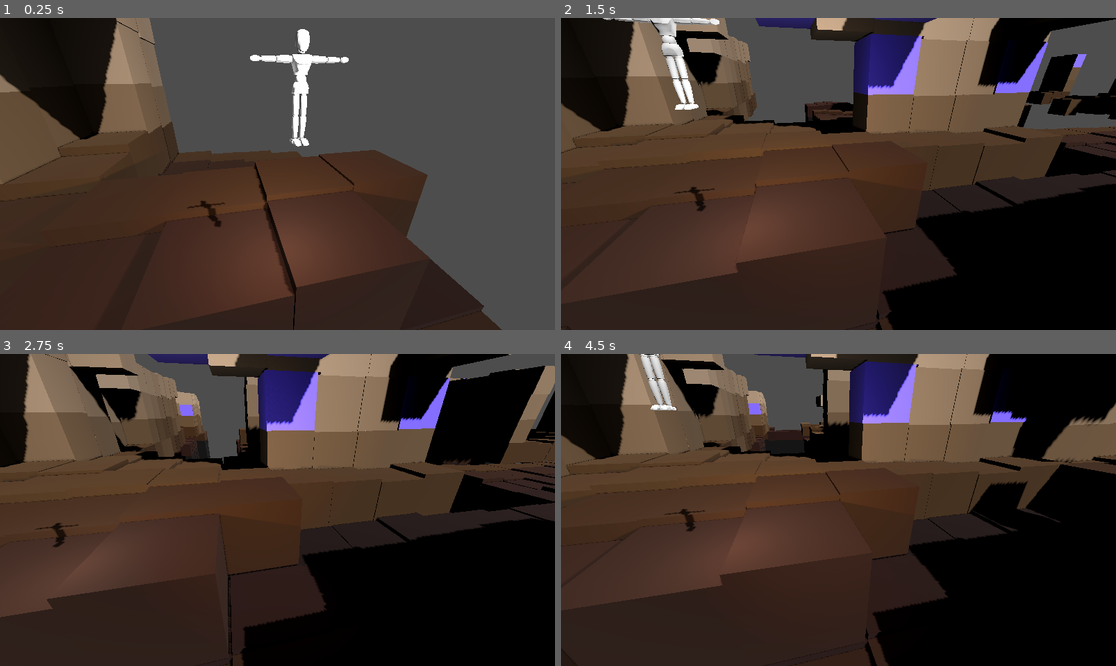
Above: before the commit, frames 1-4 (two rows, left to right).
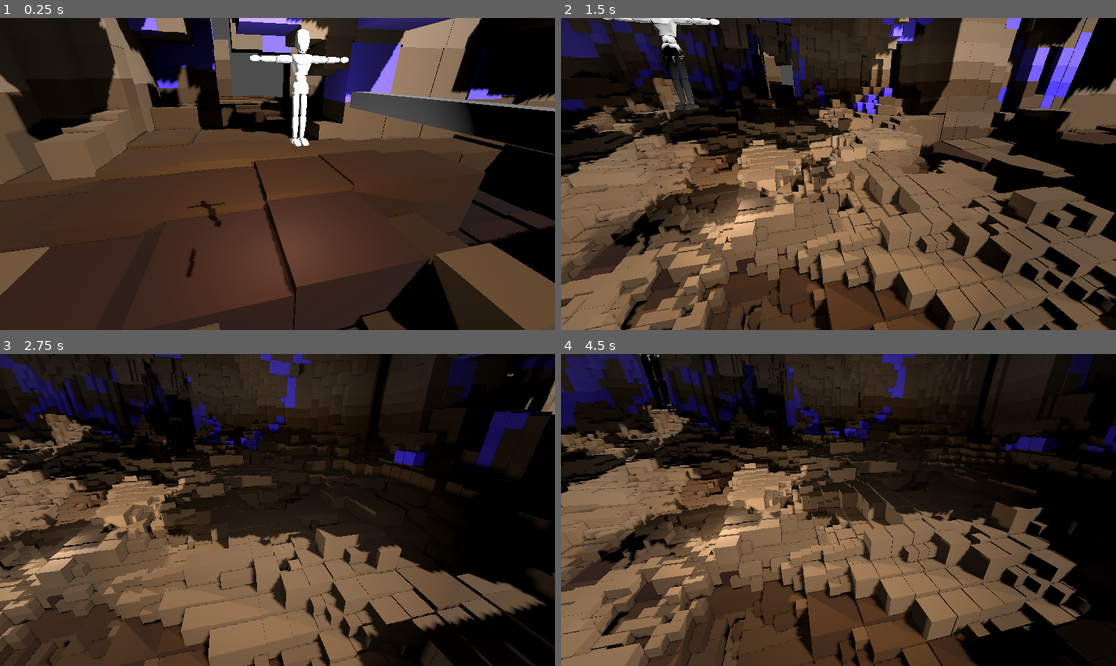
Above: after the commit, the same moments.

Repository: CodedNil/TestingVoxels
Game: Godot game, scene res://main_scene.tscn
The game is run twice, just before and just after one commit, with the same random seed, the same clock (stepped at 60 frames per second) and the same inputs.
Inputs (mouse positions are in pixels of both pictures, inside the frame that each line leads up to):
- Up to frame 1 (0.25 s): no input
- Up to frame 2 (1.5 s): tap Enter at 0.5 s; move the mouse to (960, 158) at 0.52 s; hold D 0.53-1.25 s; tap Q at 0.6 s; click (960, 158) at 0.67 s; drag from (727, 189) to (810, 236) at 1.27 s
- Up to frame 3 (2.75 s): move the mouse to (333, 441) at 2.02 s; hold D from 2.03 s (still down); tap Shift at 2.1 s
- Up to frame 4 (4.5 s): release D at 2.75 s; drag from (810, 572) to (672, 463) at 2.77 s; move the mouse to (1005, 556) at 3.52 s; hold A 3.53-4.25 s; tap Q at 3.6 s; drag from (672, 463) to (755, 432) at 4.27 s

The runs differ from the first frame. In frame 1, 47% of the frame differs, in the area x 0-100%, y 0-100%; in frame 2, 76%; in frame 3, 70%; in frame 4, 71%.

Commit message:
Prioritise chunks in front, ms budget

Diff:
--- a/main_scene.tscn
+++ b/main_scene.tscn
@@ -1,10 +1,13 @@
-[gd_scene load_steps=5 format=3 uid="uid://bwuac0v14m6p2"]
+[gd_scene load_steps=6 format=3 uid="uid://bwuac0v14m6p2"]
 
 [ext_resource type="PackedScene" uid="uid://bt4mmd5oo0ys2" path="res://voxel_generator.tscn" id="1_ixr72"]
 [ext_resource type="Script" path="res://camera.gd" id="2_3e13j"]
 [ext_resource type="ArrayMesh" uid="uid://drdcvt3xi0fpm" path="res://character.obj" id="3_o8nm8"]
 
 [sub_resource type="StandardMaterial3D" id="StandardMaterial3D_32hhh"]
+
+[sub_resource type="BoxMesh" id="BoxMesh_setls"]
+size = Vector3(0.1, 0.1, 1)
 
 [node name="MainScene" type="Node3D"]
 
@@ -32,3 +35,8 @@
 transform = Transform3D(0.3, 0, 0, 0, 0.3, 0, 0, 0, 0.3, 0, 0, 0)
 mesh = ExtResource("3_o8nm8")
 surface_material_override/0 = SubResource("StandardMaterial3D_32hhh")
+
+[node name="FakeCamera3D" type="MeshInstance3D" parent="."]
+transform = Transform3D(1, 0, 0, 0, 1, 0, 0, 0, 1, -0.27854, 0.875934, 2.51841)
+mesh = SubResource("BoxMesh_setls")
+skeleton = NodePath("")
--- a/voxel_gen.gd
+++ b/voxel_gen.gd
@@ -8,8 +8,8 @@
 
 const renderDistance: int = 24
 
-const maxChunksPerFrame: int = 3 # Max number of chunks to generate each update frame
-const maxReleasePerFrame: int = 400  # Max number of subdivisions to release each update frame
+const maxReleasePerFrame: int = 500  # Max number of subdivisions to release each update frame
+const msBudget: float = 6  # Max time to spend on subdivision per update frame
 
 # Get number of quality levels, based on the largest and smallest voxel size
 const nQualityLevels: int = int(log(largestVoxelSize / smallestVoxelSize) / log(2))
@@ -262,17 +262,18 @@
 						progressSubdivisions.append([pos2, nVoxelSize])
 
 	# Progress on subdivisions
-	func progress():
+	func progress(nSubdivisions, startTime):
 		var newProgress = []
-		var nSubdivisions = 0
 		for subdivision in progressSubdivisions:
-			if nSubdivisions > maxReleasePerFrame:
+			# Try to maintain a good framerate
+			if Time.get_ticks_msec() - startTime > msBudget or nSubdivisions > maxReleasePerFrame:
 				newProgress.append(subdivision)
 			else:
 				subdivideVoxel(subdivision[0], subdivision[1])
 				nSubdivisions += 1
 		progressSubdivisions = newProgress
 		rerenderMultiMeshes()
+		return nSubdivisions
 
 	# Release subdivisions
 	func releaseSubdivisions(newVoxelSize):
@@ -283,8 +284,15 @@
 
 var chunks = {}
 
+func sortDescending(a, b):
+	if a[0] > b[0]:
+		return true
+	return false
 
 func _process(_delta):
+	# Get time to calculate ms budget
+	var startTime = Time.get_ticks_msec()
+
 	# Find chunks near the camera that need to be created
 	var camera = get_parent().get_node("Camera3D")
 	var cameraPos = camera.global_transform.origin
@@ -297,9 +305,7 @@
 	print("FPS ", Engine.get_frames_per_second())
 
 	# Only update one chunk per frame max
-	var newChunks: int = 0
 	var chunkToProgress = []
-	var chunkToRelease = null
 	var renderDists = [0]
 	for dist in range(1, renderDistance):
 		renderDists.append(dist)
@@ -317,11 +323,9 @@
 			for y in [0, -1]:
 				# Get chunks distance for quality level
 				var chunkDistance = Vector3(x, y, z).length()
-				# Get the chunks minimum voxel size, based on how close it is to the camera, halved from max each time
-				var subdivisionLevel = clamp(
-					round(nQualityLevels - chunkDistance + 1), 0, nQualityLevels
-				)
-				var newVoxelSize = largestVoxelSize / pow(2, subdivisionLevel)
+				# Ignore chunks in a radius outside the render distance
+				if chunkDistance > float(renderDistance) / 2:
+					continue
 
 				var renderChunkPos = Vector3(cameraChunkPos.x + x * chunkSize, y * chunkSize, cameraChunkPos.z + z * chunkSize)
 
@@ -330,20 +334,23 @@
 					chunk = Chunk.new(renderChunkPos)
 					add_child(chunk)
 					chunks[renderChunkPos] = chunk
-					newChunks += 1
-					if newChunks > maxChunksPerFrame:
-						break
 				else:
+					# Get the chunks minimum voxel size, based on how close it is to the camera, halved from max each time
+					var subdivisionLevel = clamp(
+						round(nQualityLevels - chunkDistance + 1), 0, nQualityLevels
+					)
+					var newVoxelSize = largestVoxelSize / pow(2, subdivisionLevel)
+
 					if chunk.progressSubdivisions.size() != 0:
-						chunkToProgress.append(chunk)
-					# Find the chunk with the largest voxels to release
-					if not chunkToRelease or chunk.chunksVoxelSize > chunkToRelease.chunksVoxelSize:
-						if (
-							chunk.chunksVoxelSize != newVoxelSize
-							and chunk.heldSubdivisons.size() != 0
-							and chunk.progressSubdivisions.size() == 0
-						):
-							chunkToRelease = chunk
+						# Calculate progress priority, based on distance from camera and if it is in front of the camera
+						var cameraDir = camera.global_transform.basis.z
+						var chunkDir = (renderChunkPos - cameraPos).normalized()
+						var dot = cameraDir.dot(chunkDir)
+						var priority = chunkDistance + dot * 2 - chunk.chunksVoxelSize
+						chunkToProgress.append([priority, chunk])
+					# Release subdivisions if the voxel size is too big
+					if (chunk.chunksVoxelSize != newVoxelSize and chunk.heldSubdivisons.size() != 0 and chunk.progressSubdivisions.size() == 0):
+						chunk.releaseSubdivisions(chunk.chunksVoxelSize / 2)
 		# Rotate the spiral
 		if (x == z) or (x < 0 and x == -z) or (x > 0 and x == 1 - z):
 			var t = dx
@@ -352,16 +359,23 @@
 		x += dx
 		z += dz
 
-		if newChunks > maxChunksPerFrame:
-			break
-
-	# Progress on random chunk
+	# Sort chunks by priority
+	chunkToProgress.sort_custom(sortDescending)
+	# Perhaps do the entire above only once every x seconds (or if chunkToProgress is empty)
+
+	# Progress on priority chunk
 	if chunkToProgress.size() != 0:
-		var chunk = chunkToProgress[randi() % chunkToProgress.size()]
-		chunk.progress()
-	# Release held subdivisions
-	elif chunkToRelease != null:
-		chunkToRelease.releaseSubdivisions(chunkToRelease.chunksVoxelSize / 2)
+		var nSubdivisions = 0
+		for i in range(20):
+			var chunk = chunkToProgress.pop_back()
+			nSubdivisions += chunk[1].progress(nSubdivisions, startTime)
+			if nSubdivisions > maxReleasePerFrame:
+				break
+			# Try to maintain a good framerate
+			if Time.get_ticks_msec() - startTime > msBudget:
+				break
+			if chunkToProgress.size() == 0:
+				break
 
 	# Remove chunks that are too far away
 	var totalVoxels = 0
